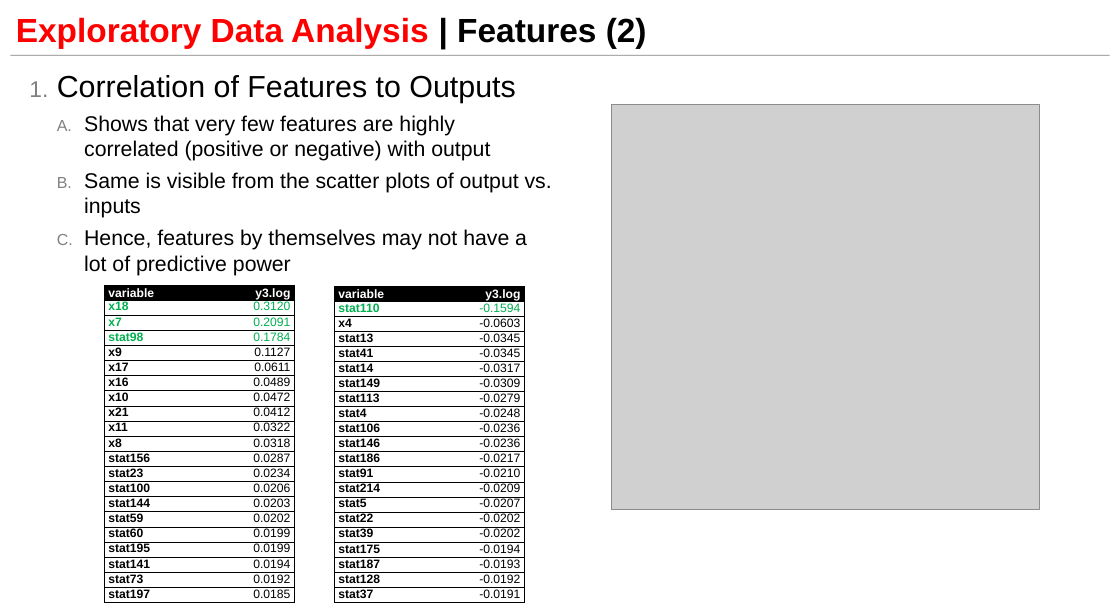
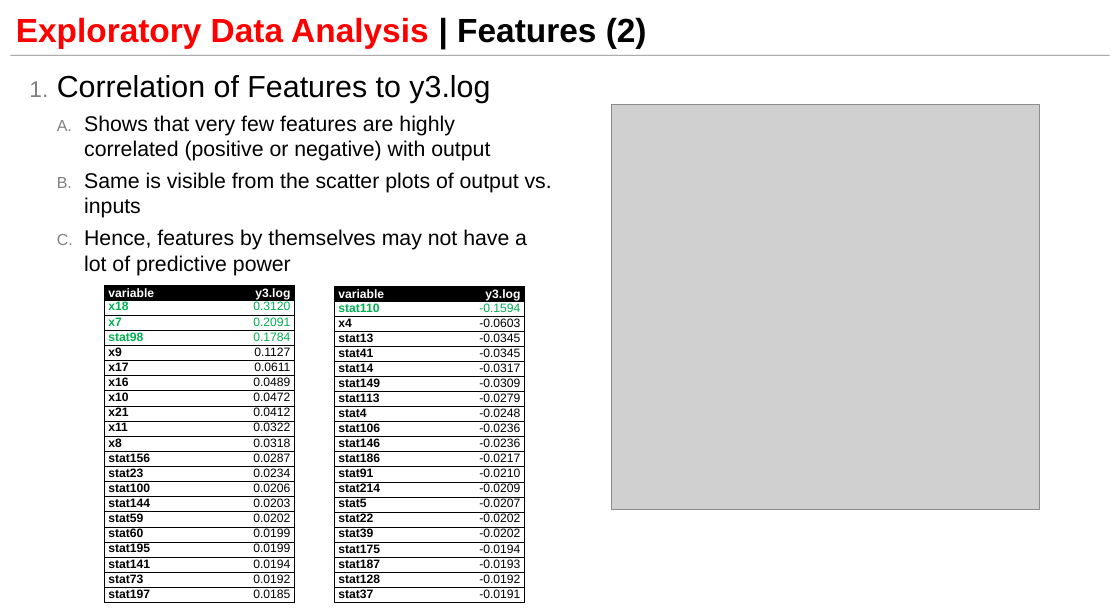
Before and after one commit to ngupta23/DS6372-PredictingPerformanceIntegratedCircuits1, a slide deck: slide 8 of Presentation/MSDS6372_Project1_Presentation.pptx. Drawn at 1120x614 pixels with LibreOffice and Linux fonts; fonts in the diff are those of the drawing; grey boxes stand for pictures. Boxes give left, top, right and bottom in pixels: in the first picture for what was removed or moved away, otherwise in the second. Text is boxed around its words. In the diff, an @@ line names an element or a change of style, - is before the commit and + after.

```diff
--- a/Presentation/MSDS6372_Project1_Presentation.pptx
+++ b/Presentation/MSDS6372_Project1_Presentation.pptx
@@ text at <box>57,75,490,103</box>: text changed @@
-1. Correlation of Features to Outputs
+1. Correlation of Features to y3.log
```
Also in this commit, not shown: 7 other slides changed, 1 other file.
